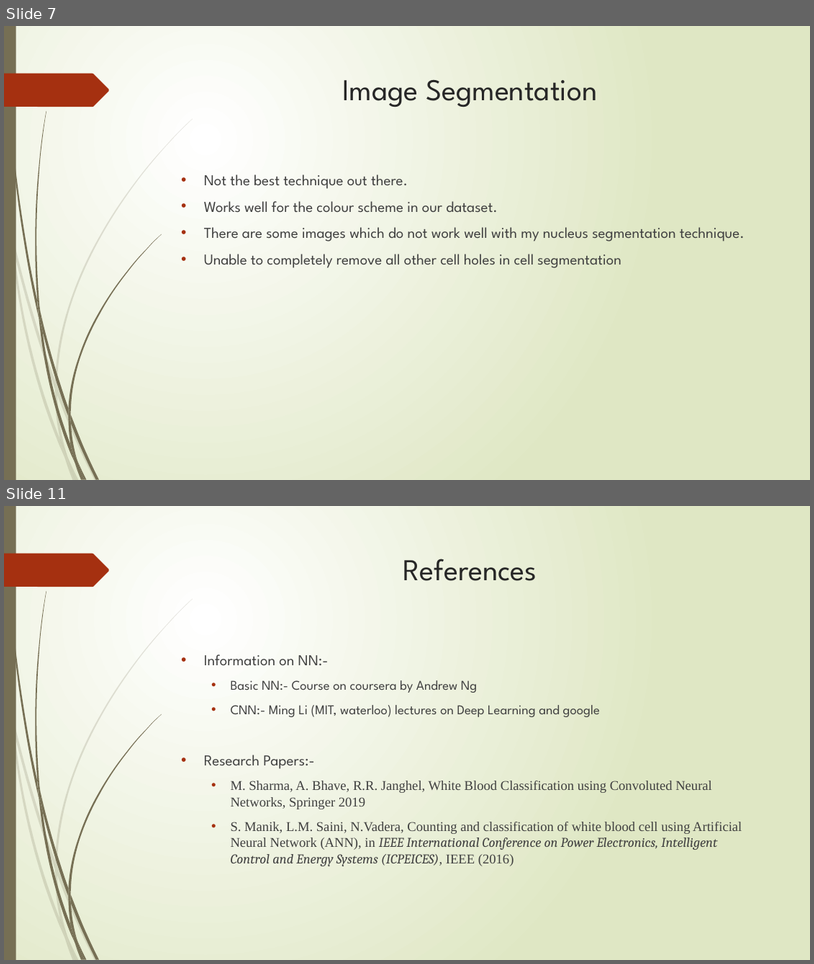
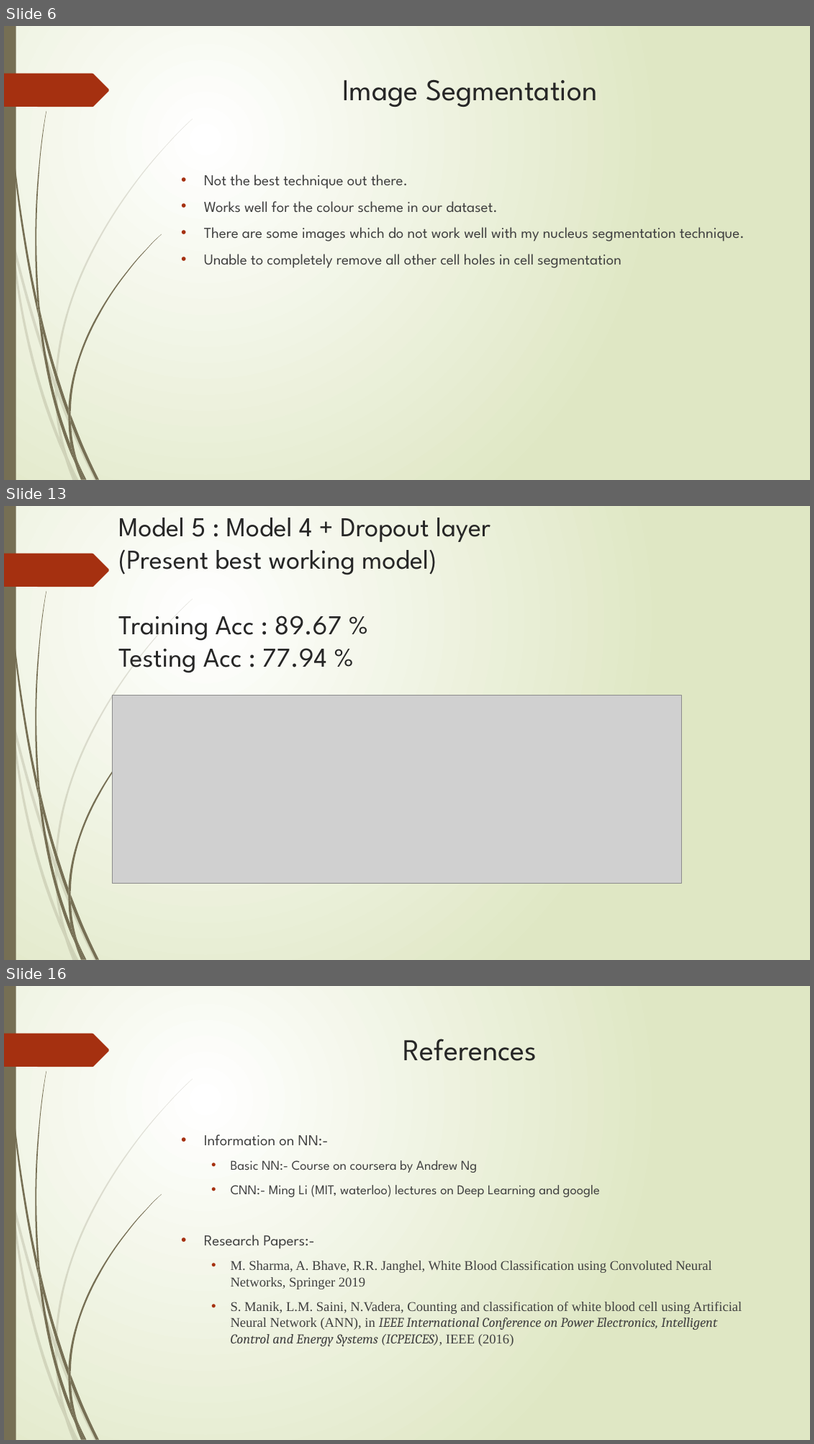
Before and after one commit to ShashankSaumya123/WBC-Classification, a slide deck: Presentation/Project Final.pptx. Shown one above the other, each under a label of ours: slides 7 and 11 before the commit, slides 6, 13 and 16 after it; the slides between them are not shown. The pictures are 814x964 and 814x1444 pixels, drawn with LibreOffice and Linux fonts; fonts in the diff are those of the drawing; grey boxes stand for pictures. Boxes give left, top, right and bottom in pixels: in the first picture for what was removed or moved away, otherwise in the second. Text is boxed around its words. In the diff, an @@ line names an element or a change of style, - is before the commit and + after.

```diff
--- a/Presentation/Project Final.pptx
+++ b/Presentation/Project Final.pptx
@@ slide 13 added at (x1=4, y1=506, x2=810, y2=960), background gradient #FFFFFF to #DFE8C4; not listed: 24 template elements that a slide beside it also shows @@
@@ title added at (x1=118, y1=518, x2=491, y2=673), 32.4 pt, text #262626 @@
+Model 5 : Model 4 + Dropout layer
+(Present best working model)
+Training Acc : 89.67 %
+Testing Acc : 77.94 %
@@ picture added at (x1=112, y1=695, x2=682, y2=883) @@
@@ what was slide 7 is now slide 6 @@
@@ what was slide 11 is now slide 16 @@
```
Also in this commit, not shown: 4 slides changed, 5 other slides added, 1 slide removed.
